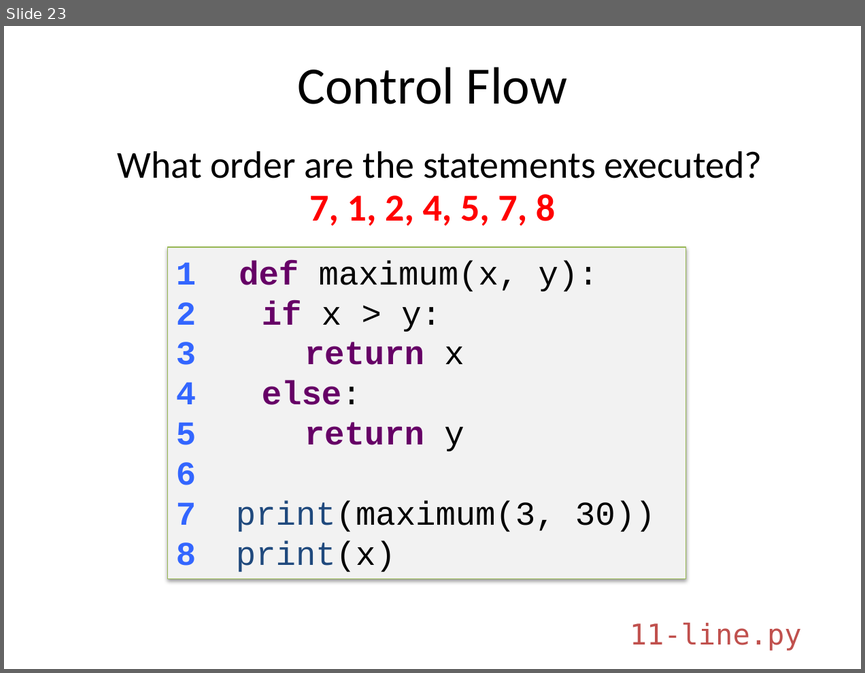
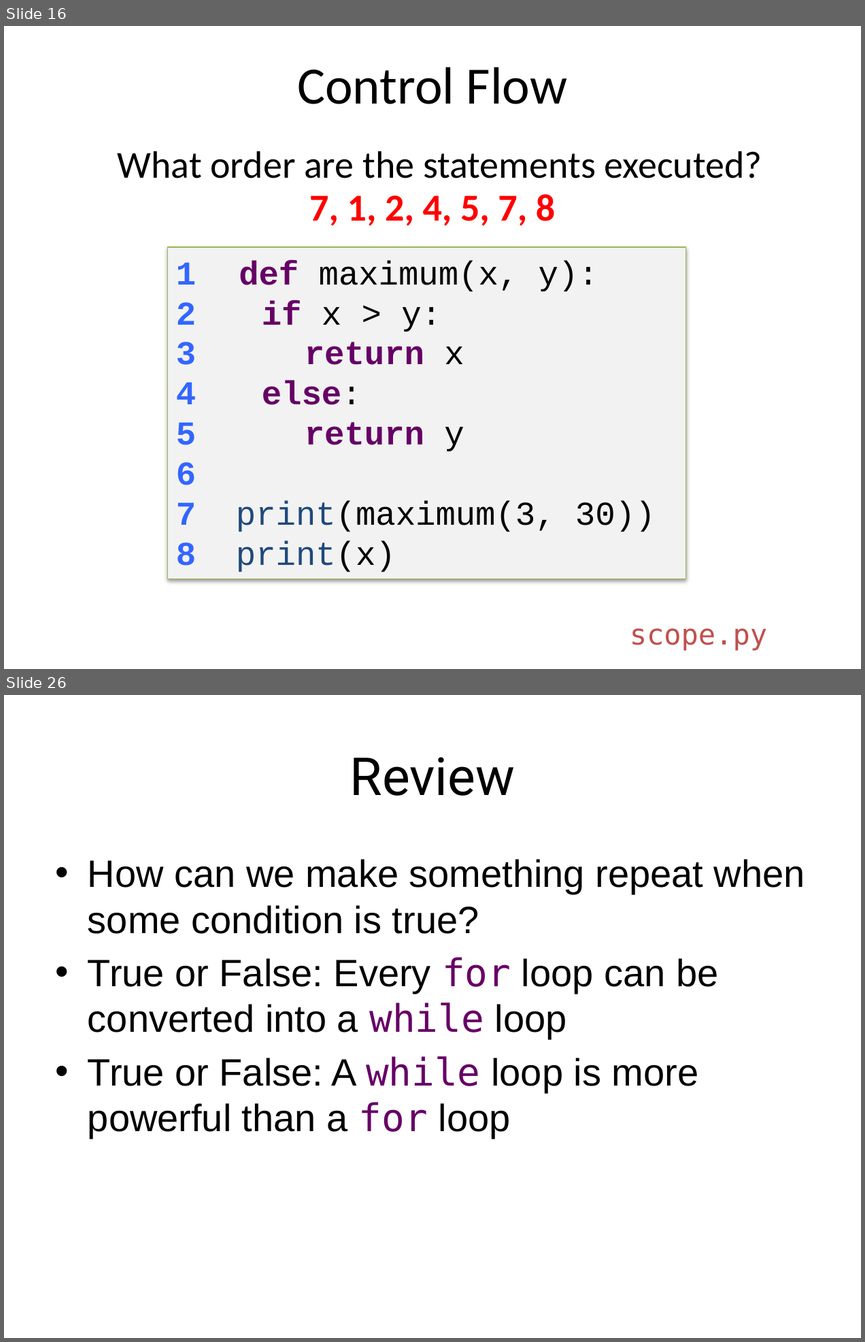
Before and after one commit to emhill/117-S15, a slide deck: src/morea/materials/14-while-loops.pptx. Shown one above the other, each under a label of ours: slide 23 before the commit, slides 16 and 26 after it; the slides between them are not shown. The pictures are 865x673 and 865x1342 pixels, drawn with LibreOffice and Linux fonts; fonts in the diff are those of the drawing. Boxes give left, top, right and bottom in pixels: in the first picture for what was removed or moved away, otherwise in the second. Text is boxed around its words. In the diff, an @@ line names an element or a change of style, - is before the commit and + after.

Commit message:
while files

```diff
--- a/src/morea/materials/14-while-loops.pptx
+++ b/src/morea/materials/14-while-loops.pptx
@@ slide 26 added at [4, 695, 861, 1338], background #FFFFFF @@
@@ title added at [350, 757, 515, 796], 44 pt, text #000000 @@
+Review
@@ text added at [88, 859, 805, 1138], 32 pt, text #000000 @@
+• How can we make something repeat when some condition is true?
+• True or False: Every for loop can be converted into a while loop
+• True or False: A while loop is more powerful than a for loop
@@ what was slide 23 is now slide 16 @@
@@ slide 16 changed as well @@
@@ text at [630, 628, 767, 650]: text changed @@
-11-line.py
+scope.py
```
Also in this commit, not shown: 9 other slides changed, 23 other slides added, 8 slides removed, 26 other files.
